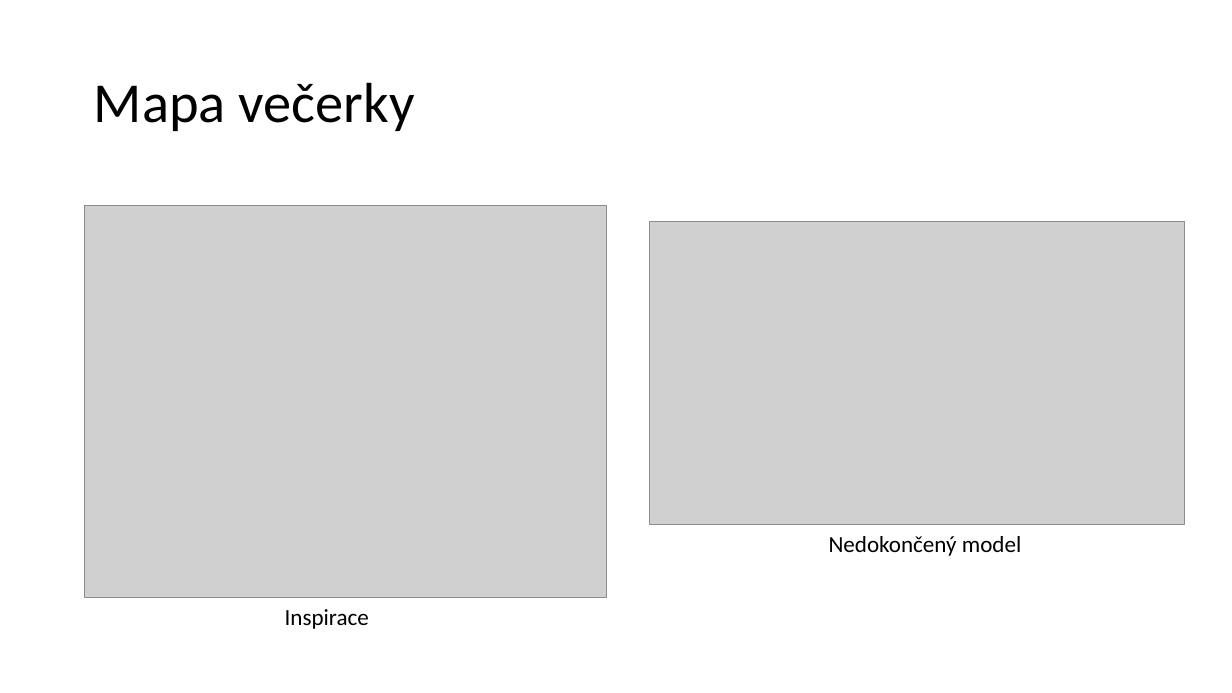
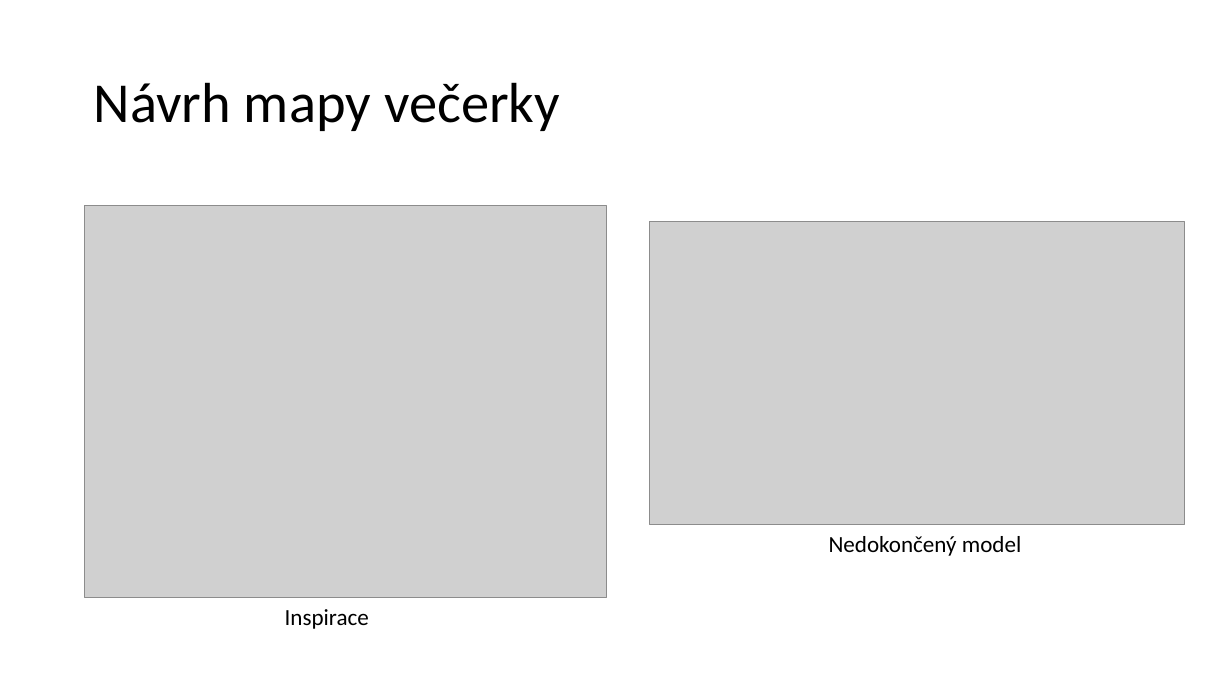
Before and after one commit to honzanugeta/VietnamecSimulator, a slide deck: slide 5 of VietnamecSimulator.pptx (slide 4 before the commit). Drawn at 1232x693 pixels with LibreOffice and Linux fonts; fonts in the diff are those of the drawing; grey boxes stand for pictures. Boxes give left, top, right and bottom in pixels: in the first picture for what was removed or moved away, otherwise in the second. Text is boxed around its words. In the diff, an @@ line names an element or a change of style, - is before the commit and + after.

```diff
--- a/VietnamecSimulator.pptx
+++ b/VietnamecSimulator.pptx
@@ title at <box>94,82,560,131</box>: text changed @@
-Mapa večerky
+Návrh mapy večerky
```
Also in this commit, not shown: 2 slides added, 1 slide removed.
